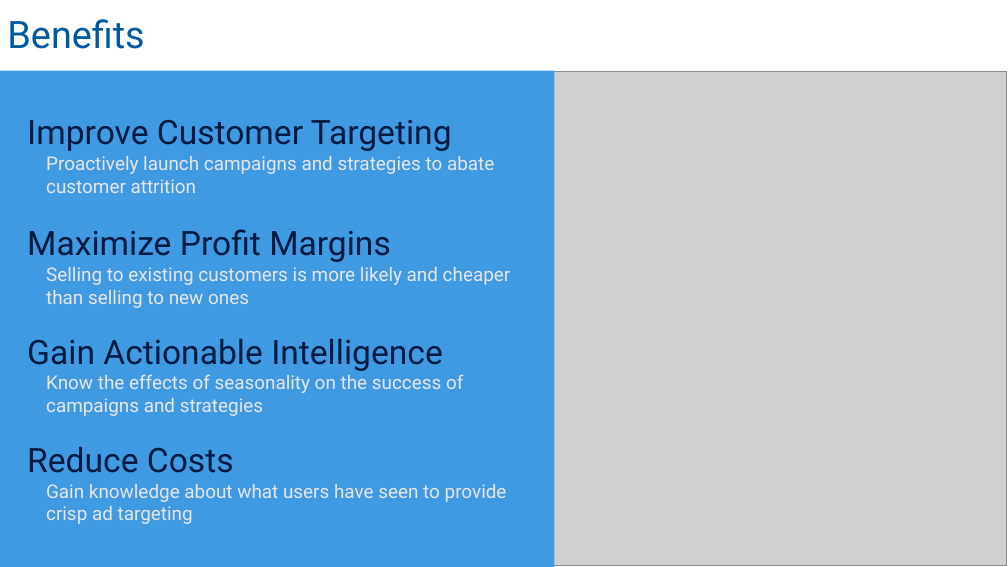
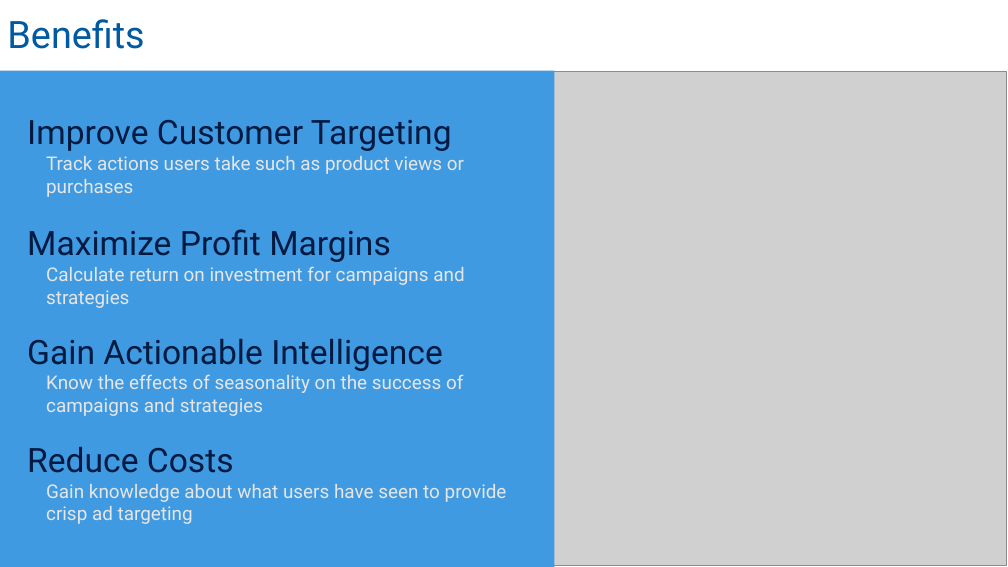
Before and after one commit to Azure/azure-pixel-tracker, a slide deck: slide 7 of Solution Overview for Business Audiences/Pixel Tracking Walking Deck.pptx. Drawn at 1008x567 pixels with LibreOffice and Linux fonts; fonts in the diff are those of the drawing; grey boxes stand for pictures; background and template pictures are left out. Boxes give left, top, right and bottom in pixels: in the first picture for what was removed or moved away, otherwise in the second. Text is boxed around its words. In the diff, an @@ line names an element or a change of style, - is before the commit and + after.

```diff
--- a/Solution Overview for Business Audiences/Pixel Tracking Walking Deck.pptx
+++ b/Solution Overview for Business Audiences/Pixel Tracking Walking Deck.pptx
@@ text at [46,156,464,197]: text changed @@
-Proactively launch campaigns and strategies to abate customer attrition
+Track actions users take such as product views or purchases
@@ text at [46,266,464,308]: text changed @@
-Selling to existing customers is more likely and cheaper than selling to new ones
+Calculate return on investment for campaigns and strategies
```
Also in this commit, not shown: 1 other slide changed.
